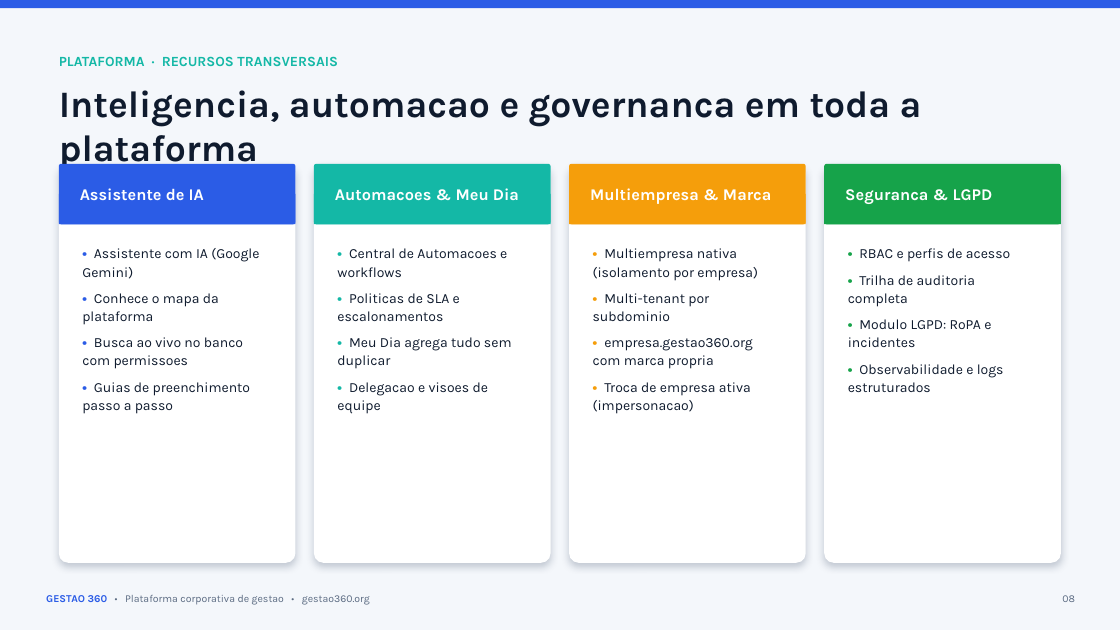
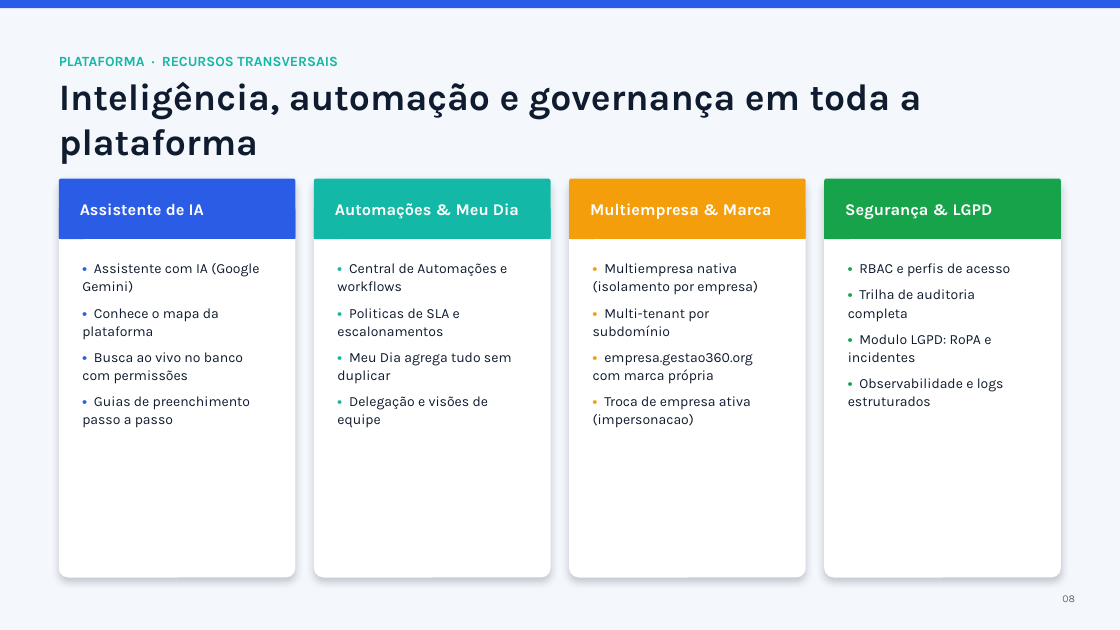
Before and after one commit to aldemirfidelis/gestao-360-indicadores, a slide deck: slide 8 of docs/Apresentacao-Gestao360-Comercial.pptx. Drawn at 1120x630 pixels with LibreOffice and Linux fonts; fonts in the diff are those of the drawing. Boxes give left, top, right and bottom in pixels: in the first picture for what was removed or moved away, otherwise in the second. Text is boxed around its words. In the diff, an @@ line names an element or a change of style, - is before the commit and + after.

```diff
--- a/docs/Apresentacao-Gestao360-Comercial.pptx
+++ b/docs/Apresentacao-Gestao360-Comercial.pptx
@@ text at <box>59,82,922,164</box>: text changed @@
-Inteligencia, automacao e governanca em toda a plataforma
+Inteligência, automação e governança em toda a plataforma
@@ text at <box>335,203,519,219</box>: text changed @@
-Automacoes & Meu Dia
+Automações & Meu Dia
@@ 8 rounded rectangles, 4 rectangles, 3 texts: place and size @@
-8 rounded rectangles, 4 rectangles, 3 texts at <box>59,164,1061,563</box>
+8 rounded rectangles, 4 rectangles, 3 texts at <box>59,179,1061,578</box>
@@ text at <box>845,204,993,219</box>: text changed @@
-Seguranca & LGPD
+Segurança & LGPD
@@ text "• Assistente com IA (Google ...": place and size @@
-text "• Assistente com IA (Google ..." at <box>82,248,259,414</box>
+text "• Assistente com IA (Google ..." at <box>82,263,259,428</box>
@@ text at <box>337,263,507,291</box>: text changed @@
-• Central de Automacoes e workflows
+• Central de Automações e workflows
@@ text "• Central de Automações e ...": place and size @@
-text "• Central de Automações e ..." at <box>337,248,512,414</box>
+text "• Central de Automações e ..." at <box>337,263,512,428</box>
@@ text "• Multiempresa nativa (isolamento por ...": place and size @@
-text "• Multiempresa nativa (isolamento por ..." at <box>593,248,758,414</box>
+text "• Multiempresa nativa (isolamento por ..." at <box>593,263,758,428</box>
@@ text at <box>593,308,753,384</box>: text changed @@
-• Multi-tenant por subdominio
-• empresa.gestao360.org com marca propria
+• Multi-tenant por subdomínio
+• empresa.gestao360.org com marca própria
@@ text at <box>82,352,243,384</box>: text changed @@
-• Busca ao vivo no banco com permissoes
+• Busca ao vivo no banco com permissões
@@ text at <box>337,396,488,428</box>: text changed @@
-• Delegacao e visoes de equipe
+• Delegação e visões de equipe
@@ text removed at <box>46,595,370,605</box> @@
-GESTAO 360 • Plataforma corporativa de gestao • gestao360.org
```
Also in this commit, not shown: 12 other slides changed.
